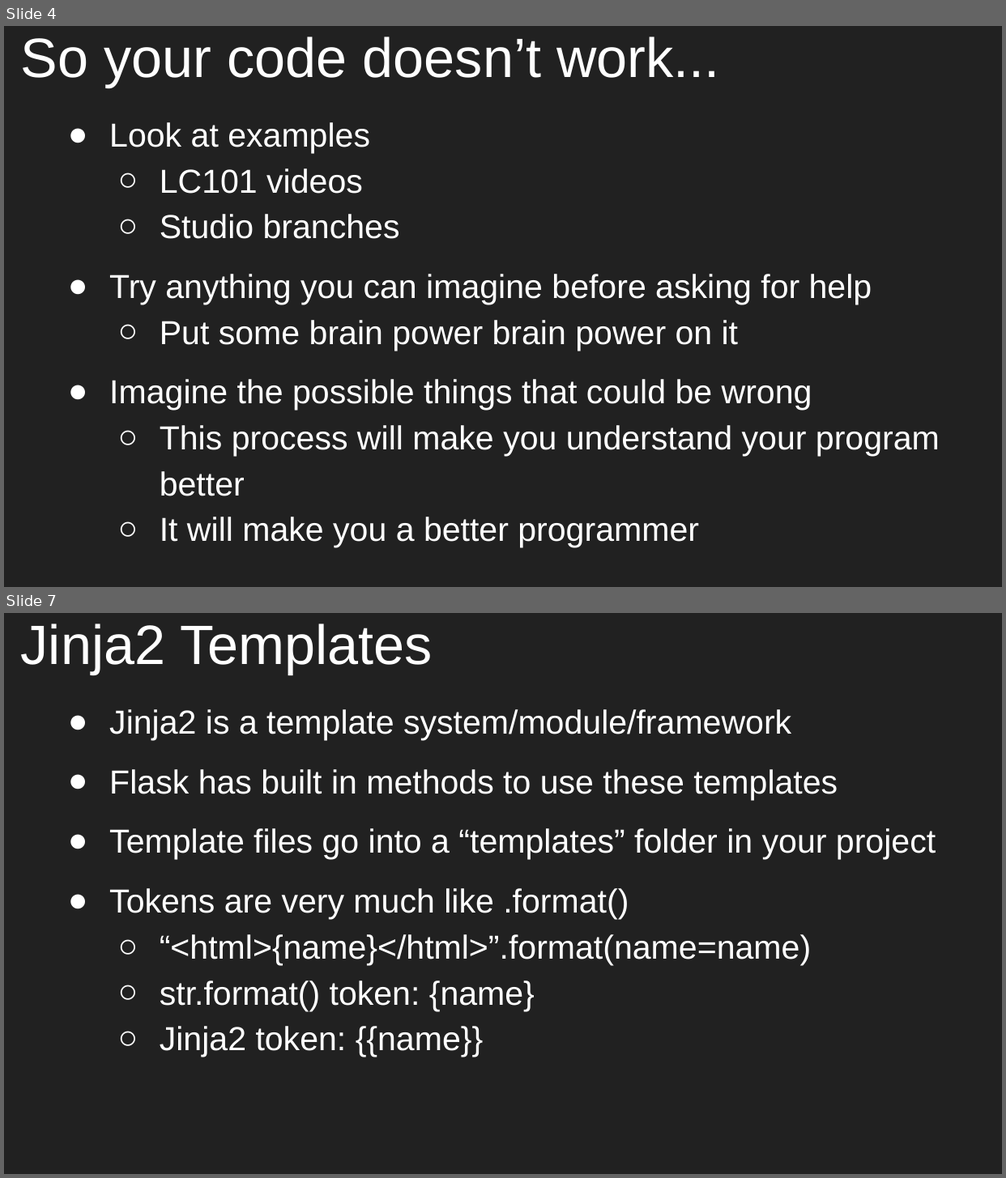
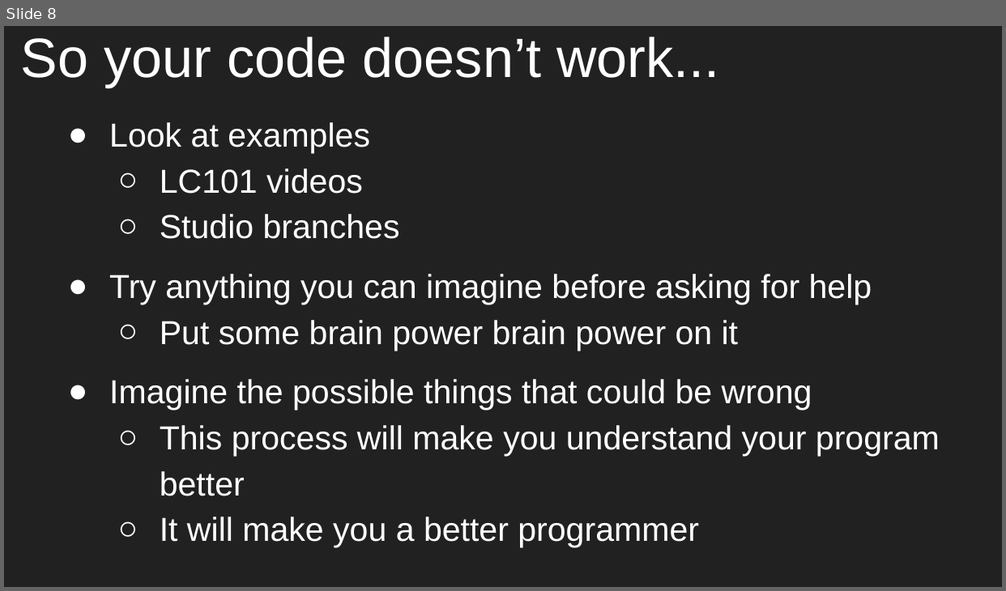
Before and after one commit to aleesham/lc101-unit2, a slide deck: slides/Unit 2 - LC 101 - Class 6.pptx. Shown one above the other, each under a label of ours: slides 4 and 7 before the commit, slide 8 after it; the slides between them are not shown. The pictures are 1006x1178 and 1006x591 pixels, drawn with LibreOffice and Linux fonts; fonts in the diff are those of the drawing. Boxes give left, top, right and bottom in pixels: in the first picture for what was removed or moved away, otherwise in the second. Text is boxed around its words. In the diff, an @@ line names an element or a change of style, - is before the commit and + after.

```diff
--- a/slides/Unit 2 - LC 101 - Class 6.pptx
+++ b/slides/Unit 2 - LC 101 - Class 6.pptx
@@ slide 7 removed at (4, 613, 1002, 1174), background #212121 @@
@@ title removed at (21, 624, 432, 675) @@
-Jinja2 Templates
@@ text removed at (109, 709, 936, 1058) @@
-● Jinja2 is a template system/module/framework
-● Flask has built in methods to use these templates
-● Template files go into a “templates” folder in your project
-● Tokens are very much like .format()
-  ○ “<html>{name}</html>”.format(name=name)
-  ○ str.format() token: {name}
-  ○ Jinja2 token: {{name}}
@@ what was slide 4 is now slide 8 @@
```
Also in this commit, not shown: 1 slide changed, 8 slides added, 5 other slides removed, 1 other file.
